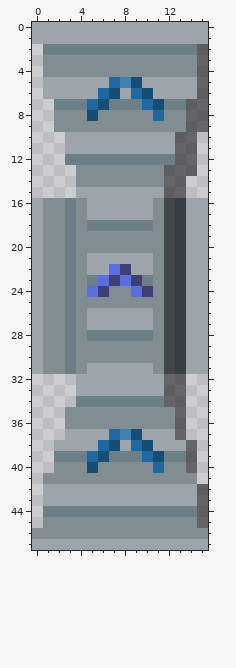
Pixel-art file -- data/gfx/world-obj/belt-over.ase. Above, as it was before the edit.
16x48 pixels, 1 frame.
Once edited:
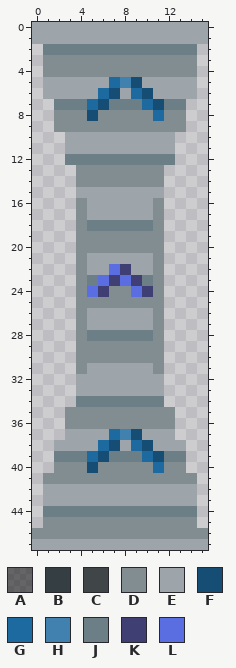
Palette (. is transparent): A #00000081  B #353e42  C #404648  D #828d92  E #9da5ab  F #164d74  G #1c6aa0  H #4081af  J #6c7e86  K #3f3f74  L #5b6ee1
The exact change:
{"change": "layer \"Under\" now hidden"}
{"change": "layer \"Shadow\" now hidden"}
{"y":2,"x":15,"old":"A","new":"."}
{"y":3,"x":15,"old":"A","new":"."}
{"y":4,"x":15,"old":"A","new":"."}
{"y":5,"x":15,"old":"A","new":"."}
{"y":6,"x":15,"old":"A","new":"."}
{"y":7,"x":14,"old":"AA","new":".."}
{"y":8,"x":14,"old":"AA","new":".."}
{"y":9,"x":14,"old":"AA","new":".."}
{"y":10,"x":13,"old":"AA","new":".."}
{"y":11,"x":13,"old":"AA","new":".."}
{"y":12,"x":13,"old":"AA","new":".."}
{"y":13,"x":12,"old":"AAA","new":"..."}
{"y":14,"x":12,"old":"AA","new":".."}
{"y":15,"x":12,"old":"AA","new":".."}
{"y":16,"x":0,"old":"EDDJ","new":"...."}
{"y":16,"x":12,"old":"CBEE","new":"...."}
{"y":17,"x":0,"old":"EDDJ","new":"...."}
{"y":17,"x":12,"old":"CBEE","new":"...."}
{"y":18,"x":0,"old":"EDDJ","new":"...."}
{"y":18,"x":12,"old":"CBEE","new":"...."}
{"y":19,"x":0,"old":"EDDJ","new":"...."}
{"y":19,"x":12,"old":"CBEE","new":"...."}
{"y":20,"x":0,"old":"EDDJ","new":"...."}
{"y":20,"x":12,"old":"CBEE","new":"...."}
{"y":21,"x":0,"old":"EDDJ","new":"...."}
{"y":21,"x":12,"old":"CBEE","new":"...."}
{"y":22,"x":0,"old":"EDDJ","new":"...."}
{"y":22,"x":12,"old":"CBEE","new":"...."}
{"y":23,"x":0,"old":"EDDJ","new":"...."}
{"y":23,"x":12,"old":"CBEE","new":"...."}
{"y":24,"x":0,"old":"EDDJ","new":"...."}
{"y":24,"x":12,"old":"CBEE","new":"...."}
{"y":25,"x":0,"old":"EDDJ","new":"...."}
{"y":25,"x":12,"old":"CBEE","new":"...."}
{"y":26,"x":0,"old":"EDDJ","new":"...."}
{"y":26,"x":12,"old":"CBEE","new":"...."}
{"y":27,"x":0,"old":"EDDJ","new":"...."}
{"y":27,"x":12,"old":"CBEE","new":"...."}
{"y":28,"x":0,"old":"EDDJ","new":"...."}
{"y":28,"x":12,"old":"CBEE","new":"...."}
{"y":29,"x":0,"old":"EDDJ","new":"...."}
{"y":29,"x":12,"old":"CBEE","new":"...."}
{"y":30,"x":0,"old":"EDDJ","new":"...."}
{"y":30,"x":12,"old":"CBEE","new":"...."}
{"y":31,"x":0,"old":"EDDJ","new":"...."}
{"y":31,"x":12,"old":"CBEE","new":"...."}
{"y":32,"x":12,"old":"AA","new":".."}
{"y":33,"x":12,"old":"AA","new":".."}
{"y":34,"x":12,"old":"AA","new":".."}
{"y":35,"x":13,"old":"A","new":"."}
{"y":36,"x":13,"old":"A","new":"."}
{"y":37,"x":13,"old":"A","new":"."}
{"y":38,"x":14,"old":"A","new":"."}
{"y":39,"x":14,"old":"A","new":"."}
{"y":40,"x":14,"old":"A","new":"."}
{"y":42,"x":15,"old":"A","new":"."}
{"y":43,"x":15,"old":"A","new":"."}
{"y":44,"x":15,"old":"A","new":"."}
{"y":45,"x":15,"old":"A","new":"."}
{"label":"erased","picture_box":[164,44,208,528]}
{"label":"erased","picture_box":[32,198,76,374]}
